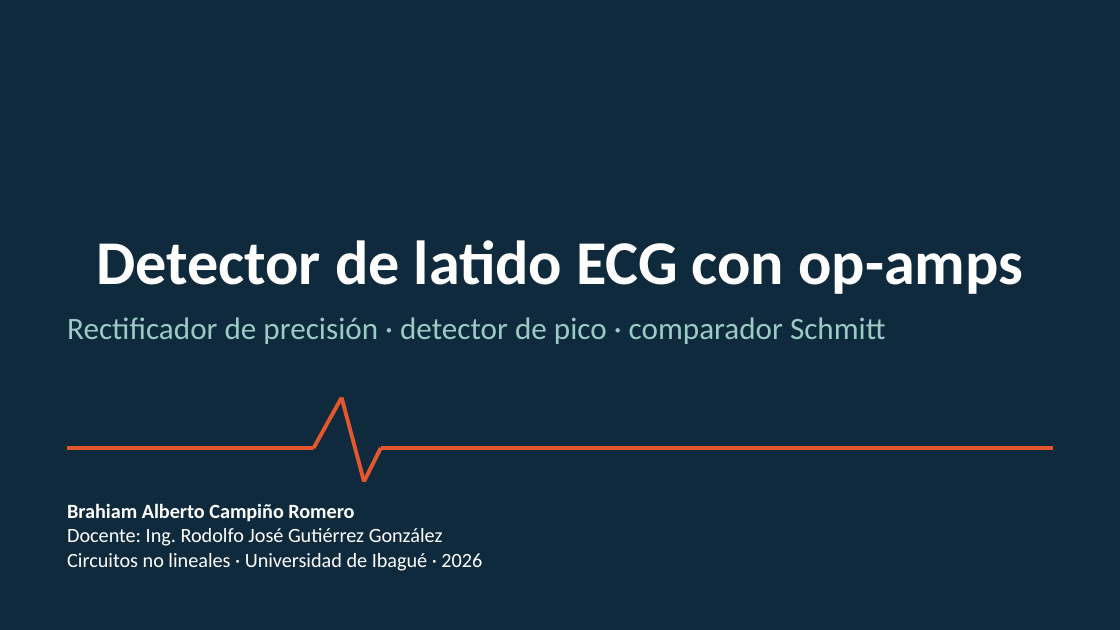
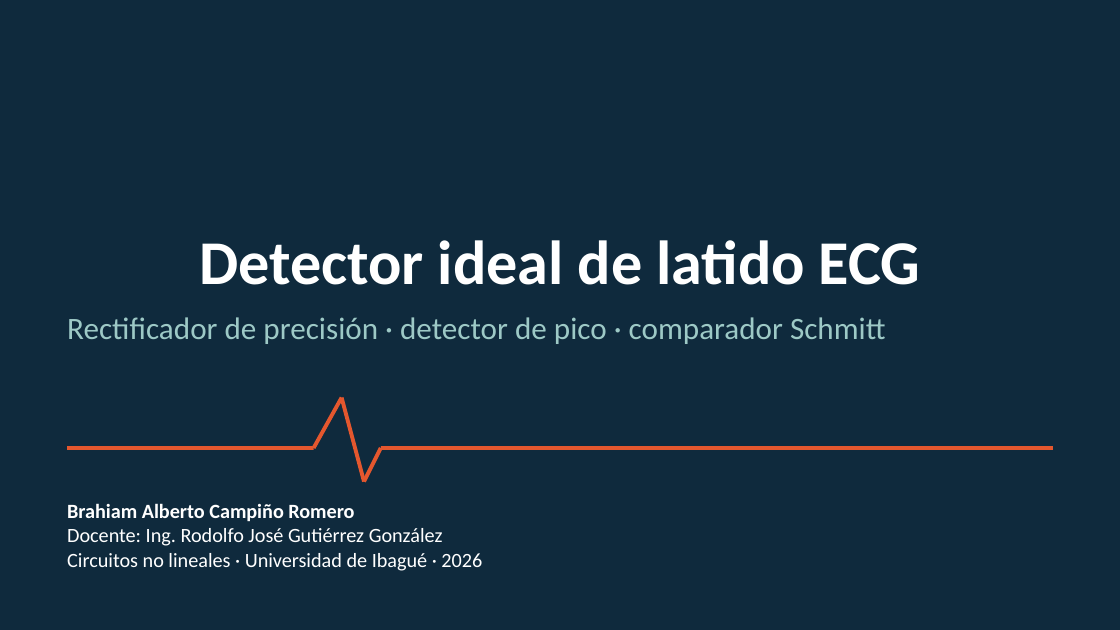
Before and after one commit to Brahiam18/detector-latido-ecg, a slide deck: slide 1 of presentacion/Presentacion_Detector_Latido_ECG.pptx. Drawn at 1120x630 pixels with LibreOffice and Linux fonts; fonts in the diff are those of the drawing. Boxes give left, top, right and bottom in pixels: in the first picture for what was removed or moved away, otherwise in the second. Text is boxed around its words. In the diff, an @@ line names an element or a change of style, - is before the commit and + after.

Commit message:
Título de detector ideal y alternativa con dos comparadores

```diff
--- a/presentacion/Presentacion_Detector_Latido_ECG.pptx
+++ b/presentacion/Presentacion_Detector_Latido_ECG.pptx
@@ title at bbox=[199, 240, 921, 285]: text changed @@
-Detector de latido ECG con op-amps
+Detector ideal de latido ECG
```
Also in this commit, not shown: 4 other files.
